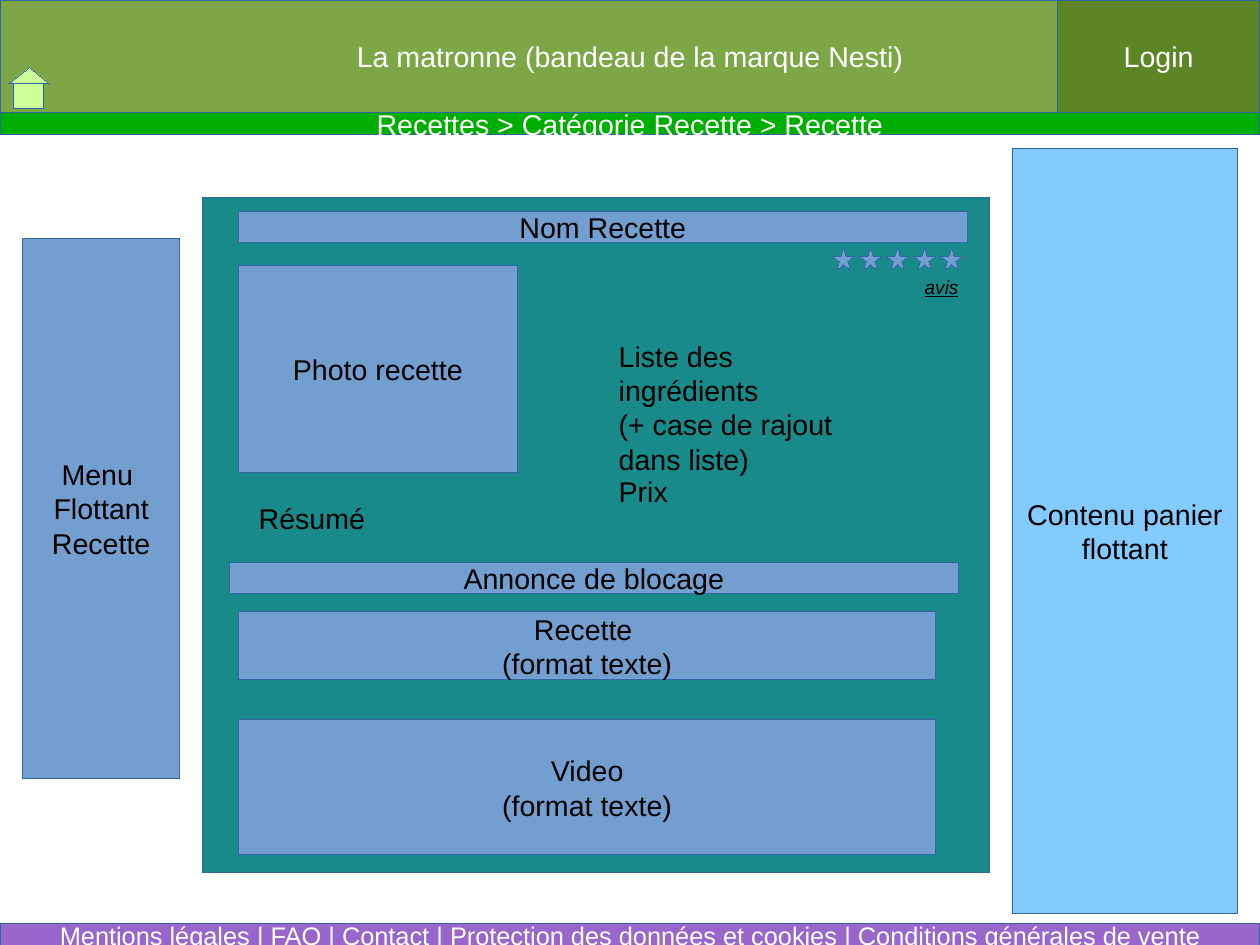
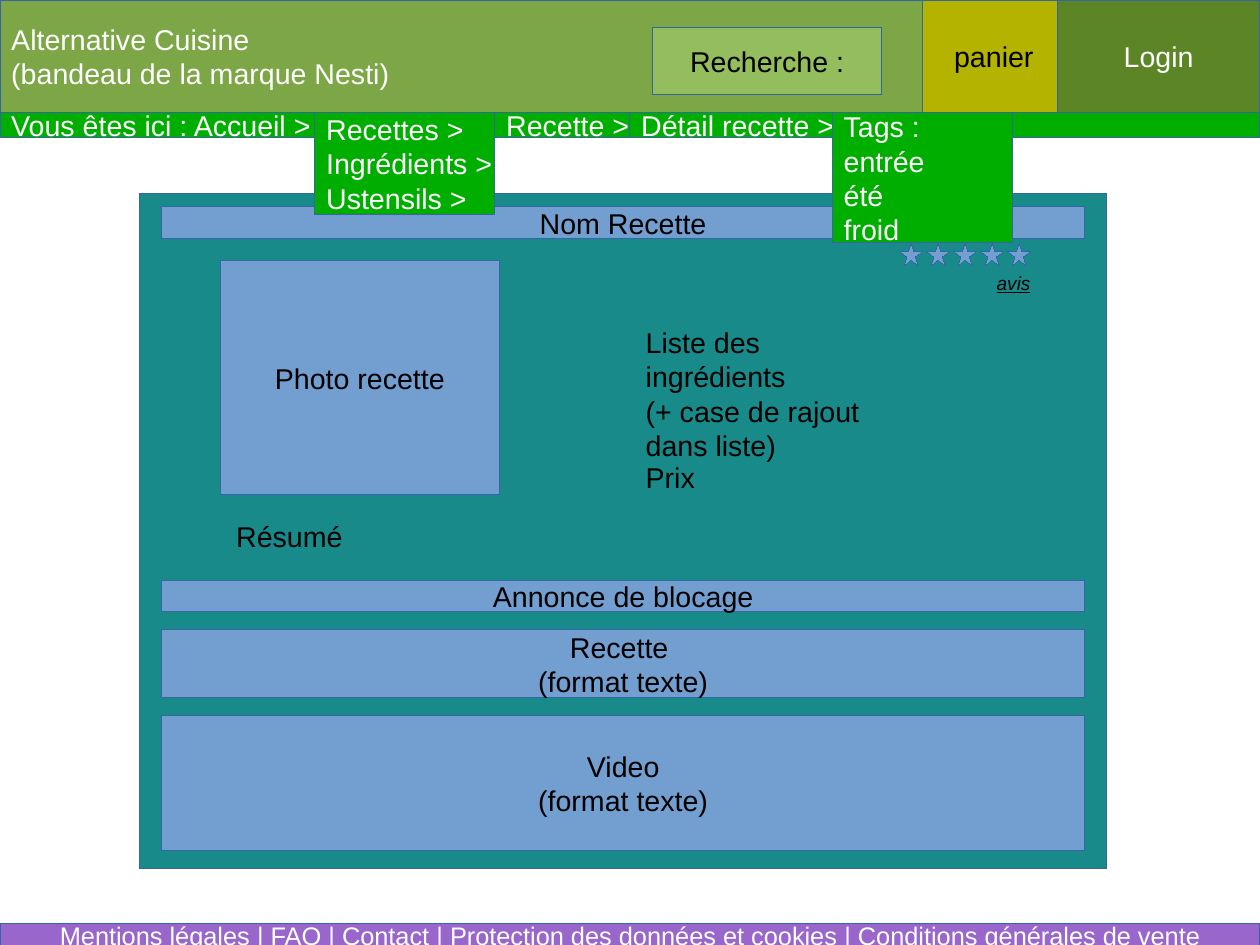
Before and after one commit to MarieRoseLejay/NESTI, a slide deck: slide 3 of VisuelSite.odp. Drawn at 1260x945 pixels with LibreOffice and Linux fonts; fonts in the diff are those of the drawing. Boxes give left, top, right and bottom in pixels: in the first picture for what was removed or moved away, otherwise in the second. Text is boxed around its words. In the diff, an @@ line names an element or a change of style, - is before the commit and + after.

```diff
--- a/VisuelSite.odp
+++ b/VisuelSite.odp
@@ text in rectangle at box(11, 29, 389, 90): text changed @@
-La matronne (bandeau de la marque Nesti)
+Alternative Cuisine
+(bandeau de la marque Nesti)
@@ rectangle added at box(653, 27, 883, 95), fill #94BD5E, outline #3465A4 0 pt, 18 pt, text #000000 @@
+Recherche :
@@ rectangle added at box(923, 0, 1058, 112), fill #B3B300, outline #3465A4 0 pt, 18 pt, text #000000 @@
+panier
@@ triangle removed at box(9, 67, 49, 83) @@
@@ rectangle removed at box(13, 83, 43, 107) @@
@@ text in rectangle at box(11, 115, 286, 141): text changed @@
-Recettes > Catégorie Recette > Recette
+Vous êtes ici : Accueil >
@@ rectangle added at box(316, 112, 495, 214), fill #00AE00, outline #3465A4 0 pt, 18 pt, text #FFFFFF @@
+Recettes >
+Ingrédients >
+Ustensils >
@@ rectangle added at box(495, 113, 630, 138), fill #00AE00, outline #3465A4 0 pt, 18 pt, text #FFFFFF @@
+Recette >
@@ rectangle added at box(630, 112, 832, 137), fill #00AE00, outline #3465A4 0 pt, 18 pt, text #FFFFFF @@
+Détail recette >
@@ rectangle added at box(832, 112, 1012, 242), fill #00AE00, outline #3465A4 0 pt, 18 pt, text #FFFFFF @@
+Tags :
+entrée
+été
+froid
@@ rectangle removed at box(1013, 149, 1238, 914) @@
-Contenu panier
-flottant
@@ rectangle: place and size @@
-rectangle at box(202, 198, 990, 874)
+rectangle at box(139, 193, 1107, 869)
@@ rectangle "Nom Recette": place and size @@
-rectangle "Nom Recette" at box(239, 212, 968, 244)
+rectangle "Nom Recette" at box(162, 207, 1085, 239)
@@ rectangle removed at box(23, 239, 181, 779) @@
-Menu
-Flottant
-Recette
@@ rectangle "Photo recette": place and size @@
-rectangle "Photo recette" at box(239, 265, 518, 472)
+rectangle "Photo recette" at box(221, 261, 500, 495)
@@ rectangle: place and size @@
-rectangle at box(239, 265, 397, 400)
+rectangle at box(274, 261, 432, 396)
@@ 3 stars: place and size @@
-3 stars at box(887, 248, 964, 271)
+3 stars at box(900, 244, 978, 266)
@@ star: place and size @@
-star at box(860, 248, 883, 271)
+star at box(981, 244, 1004, 266)
@@ text "avis": place and size @@
-text "avis" at box(925, 280, 959, 297)
+text "avis" at box(997, 276, 1031, 293)
@@ star: place and size @@
-star at box(832, 248, 855, 271)
+star at box(1008, 244, 1031, 266)
@@ text "Liste des ingrédients": place and size @@
-text "Liste des ingrédients" at box(619, 346, 832, 475)
+text "Liste des ingrédients" at box(646, 332, 859, 462)
@@ text "Prix": place and size @@
-text "Prix" at box(619, 481, 668, 502)
+text "Prix" at box(646, 467, 695, 488)
@@ text "Résumé": place and size @@
-text "Résumé" at box(259, 508, 365, 529)
+text "Résumé" at box(236, 526, 342, 547)
@@ rectangle "Annonce de blocage": place and size @@
-rectangle "Annonce de blocage" at box(230, 563, 959, 595)
+rectangle "Annonce de blocage" at box(162, 581, 1085, 613)
@@ rectangle "Recette": place and size @@
-rectangle "Recette" at box(239, 612, 936, 679)
+rectangle "Recette" at box(162, 630, 1085, 697)
@@ rectangle "Video": place and size @@
-rectangle "Video" at box(239, 720, 936, 855)
+rectangle "Video" at box(162, 716, 1085, 851)
```
Also in this commit, not shown: 15 other slides changed, 1 slide added, 2 slides removed, 2 other files.
